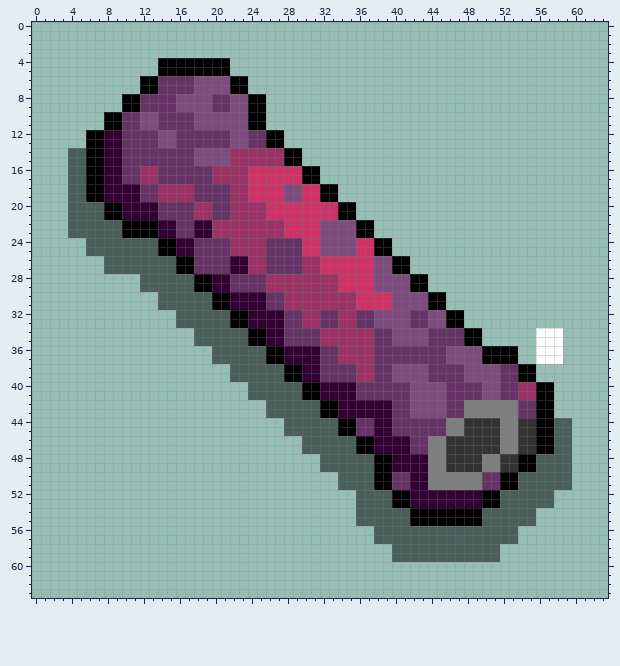
Two versions of one pixel-art sprite, image/item/fuse_blown.png. Above: the version before the commit.
The file is 128x128 pixels, drawn in blocks of 2x2; one block is one cell here.
After the commit:
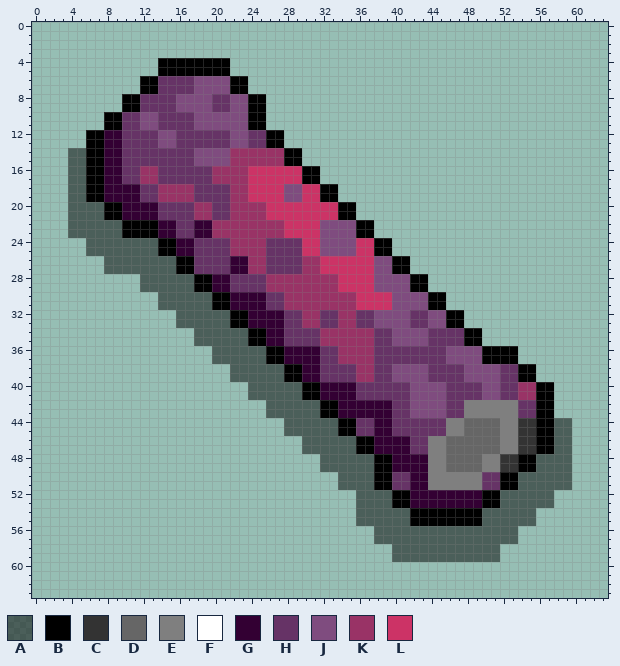
Palette (. is transparent): A #00000080  B #000000  C #333333  D #666666  E #7f7f7f  F #ffffff  G #330033  H #663366  J #7f4c7f  K #993366  L #cc3366
Changes in this commit:
@@ x 54..60 @@
 33 .......
-34 ..FFF..
-35 ..FFF..
-36 ..FFF..
-37 ..FFF..
+34 .......
+35 .......
+36 .......
+37 .......
 38 BB.....
@@ x 44..53 @@
 43 JJHHEEEEEE
-44 HHEECCCCEE
-45 HHEECCCCEE
-46 EECCCCCCEE
-47 EECCCCCCEE
-48 EECCCCEECC
-49 EECCCCEECC
+44 HHEEDDDDEE
+45 HHEEDDDDEE
+46 EEDDDDDDEE
+47 EEDDDDDDEE
+48 EEDDDDEECC
+49 EEDDDDEECC
 50 EEEEEEHHBB
